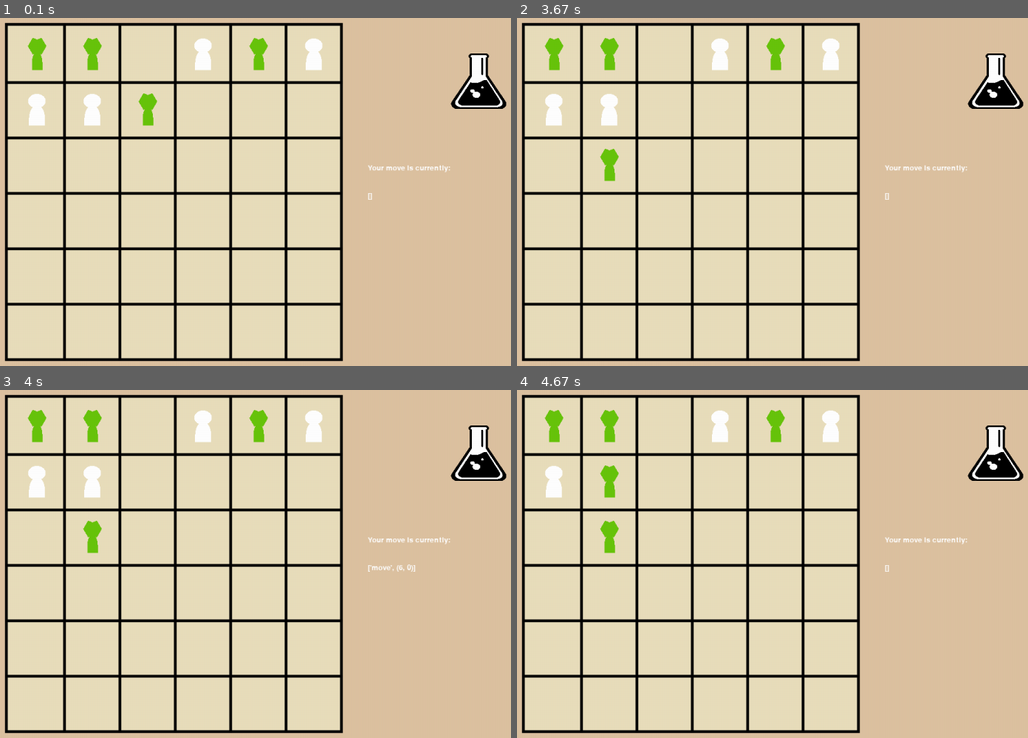
Above: before the commit, frames 1-4 (two rows, left to right).
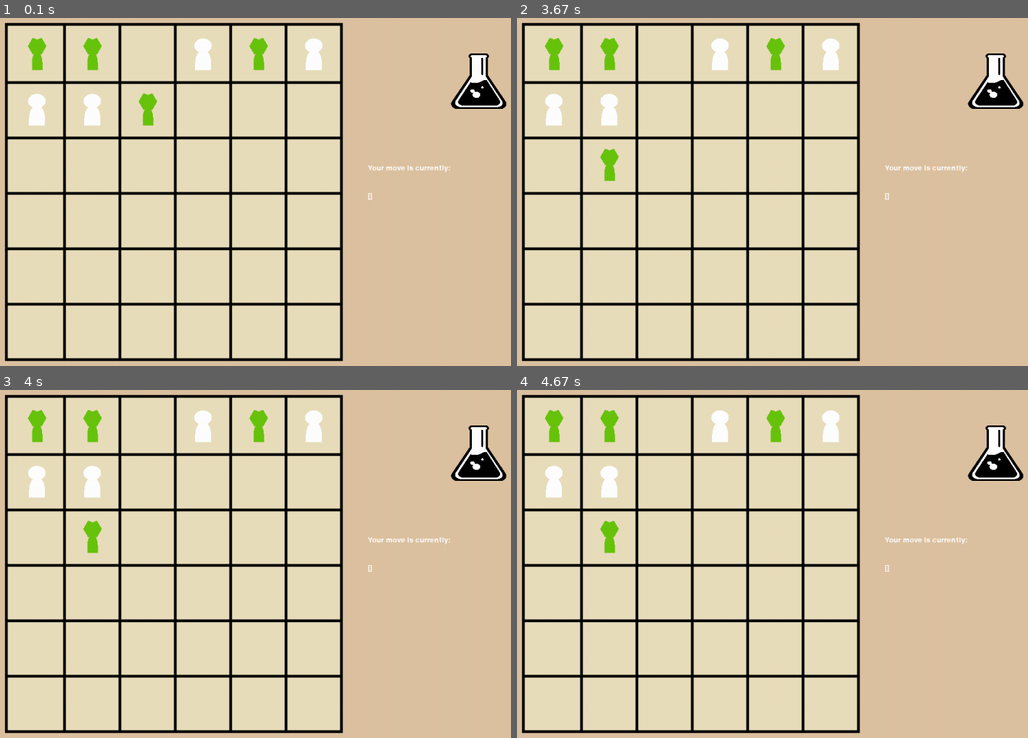
Above: after the commit, the same moments.

Repository: RonaldKroening/SGAI-Outbreak
Game: pygame game, started from SGAI_MK3/main.py
Same seed, same stepped clock (60 frames per second), same inputs: the game is played once before the commit and once after it.
Inputs (mouse positions are in pixels of both pictures, inside the frame that each line leads up to):
- Up to frame 1 (0.1 s): no input
- Up to frame 2 (3.67 s): press the mouse at (997, 80) at 0.37 s; move the mouse to (782, 87) at 0.47 s; release the mouse at (568, 98) at 0.6 s; press the mouse at (997, 80) at 0.7 s; move the mouse to (920, 143) at 0.8 s; release the mouse at (849, 202) at 0.93 s; press the mouse at (997, 80) at 1.03 s; move the mouse to (833, 38) at 1.13 s; release the mouse at (outside the picture) at 1.27 s; press the mouse at (997, 80) at 1.87 s; move the mouse to (864, 132) at 1.97 s; release the mouse at (731, 185) at 2.1 s; press the mouse at (997, 80) at 2.2 s; move the mouse to (762, 115) at 2.3 s; release the mouse at (527, 150) at 2.43 s; press the mouse at (997, 80) at 2.53 s; move the mouse to (864, 73) at 2.63 s; release the mouse at (731, 66) at 2.77 s; press the mouse at (997, 80) at 2.87 s; move the mouse to (767, 63) at 2.97 s; release the mouse at (542, 45) at 3.1 s; press the mouse at (997, 80) at 3.2 s; move the mouse to (910, 101) at 3.3 s; release the mouse at (823, 118) at 3.43 s; press the mouse at (997, 80) at 3.53 s; move the mouse to (941, 63) at 3.63 s
- Up to frame 3 (4 s): release the mouse at (367, 421) at 3.77 s; press the mouse at (480, 452) at 3.87 s; move the mouse to (301, 529) at 3.97 s
- Up to frame 4 (4.67 s): release the mouse at (639, 605) at 4.1 s; press the mouse at (997, 452) at 4.2 s; move the mouse to (828, 564) at 4.3 s; release the mouse at (660, 675) at 4.43 s; press the mouse at (997, 452) at 4.53 s; move the mouse to (782, 435) at 4.63 s

Frames 1-2 are identical in both runs. In frame 3, less than 0.1% of the frame differs, in the area x 72-82%, y 50-53%; in frame 4, 0.3%, in the area x 16-20%, y 21-31%.

Commit message:
Fix user intention event handling
Correct logic error in handling move and heal. get_action now only returns a grid location if it is valid. Also, standardized constants, including BORDER and CELL_DIMENSIONS.

Diff:
--- a/SGAI_MK3/Board.py
+++ b/SGAI_MK3/Board.py
@@ -10,13 +10,16 @@
     QTable = []
     rows = 0
     columns = 0
+    display_border = 0
+    display_cell_dimensions = ()
     population = 0
     Player_Role = 0
-    action_space = ["moveUp", "moveDown", "moveLeft", "moveRight", "heal", "bite"]
-
-    def __init__(self, dimensions, pr):
+
+    def __init__(self, dimensions, border, cell_dimensions, pr):
         self.rows = dimensions[0]
         self.columns = dimensions[1]
+        self.display_border = border
+        self.display_cell_dimensions = cell_dimensions
         self.Player_Role = pr
         for s in range(dimensions[0] * dimensions[1]):
             self.States.append(State(None, s))
@@ -128,7 +131,7 @@
         )
 
     def clone(self, L: list, role):
-        NB = Board((self.rows, self.columns), role)
+        NB = Board((self.rows, self.columns), self.display_border, self.display_cell_dimensions, role)
         NB.States = L.copy()
         NB.Player_Role = role
         return NB
--- a/SGAI_MK3/PygameFunctions.py
+++ b/SGAI_MK3/PygameFunctions.py
@@ -1,131 +1,106 @@
 import pygame
+
+BACKGROUND = "#DDC2A1"
+BLACK = (0, 0, 0)
+WHITE = (255, 255, 255)
+CELL_COLOR = (233, 222, 188)
+LINE_WIDTH = 5
 
 image_assets = [
     "person_normal.png",
     "person_vax.png",
     "person_zombie.png",
 ]
-grid_start = (150, 150)
-cell_dimensions = (100, 100)
-BACKGROUND = "#DDC2A1"
-BLACK = (0, 0, 0)
-WHITE = (255, 255, 255)
-CELL_COLOR = (233, 222, 188)
+
+# Initialize pygame
 screen = pygame.display.set_mode((1200, 800))
 pygame.display.set_caption("Outbreak!")
 pygame.font.init()
 my_font = pygame.font.SysFont("Impact", 30)
-cell_dimensions = (100, 100)
 game_window_dimensions = (1400, 800)
 person_dimensions = (20, 60)
-grid_start = (150, 150)
 pygame.display.set_caption("Outbreak!")
-# screen = pygame.display.set_mode(game_window_dimensions)
-screen.fill("#DDC2A1")
+screen.fill(BACKGROUND)
 
 
-def get_action(B, pixel_x, pixel_y):
+def get_action(GameBoard, pixel_x, pixel_y):
     """
     Get the action that the click represents.
     If the click was on the heal button, returns "heal"
-    Else, returns the board coordinates of the click (board_x, board_y)
+    Else, returns the board coordinates of the click (board_x, board_y) if valid
+    Return None otherwise
     """
+    # Check if the user clicked on the "heal" icon, return "heal" if so
     heal_check = pixel_x >= 900 and pixel_x <= 1100 and pixel_y > 199 and pixel_y < 301
-    board_x = int((pixel_x - 150) / 100)
-    board_y = int((pixel_y - 150) / 100)
-    move_check = (
-        board_x >= 0 and board_x < B.columns and board_y >= 0 and board_y < B.rows
-    )
-    board_coords = (int((pixel_x - 150) / 100), int((pixel_y - 150) / 100))
     if heal_check:
         return "heal"
     else:
-        return board_coords
+        # Get the grid (x,y) where the user clicked
+        if pixel_x > GameBoard.display_border and pixel_y > GameBoard.display_border:   # Clicking to the top or left of the border will result in a grid value of 0, which is valid
+            board_x = int((pixel_x - GameBoard.display_border) / GameBoard.display_cell_dimensions[0])
+            board_y = int((pixel_y - GameBoard.display_border) / GameBoard.display_cell_dimensions[1])
+            # Return the grid position if it is a valid position on the board
+            if (board_x >= 0 and board_x < GameBoard.columns and board_y >= 0 and board_y < GameBoard.rows):
+                return (board_x, board_y)
+    return None
 
+def run(GameBoard):
+    """
+    Draw the screen and return any events.
+    """
+    screen.fill(BACKGROUND)
+    build_grid(GameBoard) # Draw the grid
+    display_image(screen, "Assets/cure.jpeg", GameBoard.display_cell_dimensions, (950, 200)) # Draw the heal icon
+    display_people(GameBoard)
+    return pygame.event.get()
 
-def display_people(StateList, board_dimensions):
-    for x in range(len(StateList)):
-        if StateList[x].person != None:
-            p = StateList[x].person
+def display_image(screen, itemStr, dimensions, position):
+    """
+    Draw an image on the screen at the indicated position.
+    """
+    v = pygame.image.load(itemStr).convert_alpha()
+    v = pygame.transform.scale(v, dimensions)
+    screen.blit(v, position)
+
+def build_grid(GameBoard):
+    """
+    Draw the grid on the screen.
+    """
+    grid_width = GameBoard.columns * GameBoard.display_cell_dimensions[0]
+    grid_height = GameBoard.rows * GameBoard.display_cell_dimensions[1]
+    pygame.draw.rect(screen, BLACK, [GameBoard.display_border - LINE_WIDTH, GameBoard.display_border - LINE_WIDTH, LINE_WIDTH, grid_height + (2 * LINE_WIDTH)])  # left
+    pygame.draw.rect(screen, BLACK, [GameBoard.display_border + grid_width, GameBoard.display_border - LINE_WIDTH, LINE_WIDTH, grid_height + (2 * LINE_WIDTH)])  # right
+    pygame.draw.rect(screen, BLACK, [GameBoard.display_border - LINE_WIDTH, GameBoard.display_border + grid_height, grid_width + (2 * LINE_WIDTH), LINE_WIDTH])  # bottom
+    pygame.draw.rect(screen, BLACK, [GameBoard.display_border - LINE_WIDTH, GameBoard.display_border - LINE_WIDTH, grid_width + (2 * LINE_WIDTH), LINE_WIDTH])   # top
+    pygame.draw.rect(screen, CELL_COLOR, [GameBoard.display_border, GameBoard.display_border, grid_width, grid_height]) # Fill the inside wioth the cell color
+    # Draw the vertical lines
+    i = GameBoard.display_border + GameBoard.display_cell_dimensions[0]
+    while i < GameBoard.display_border + grid_width:
+        pygame.draw.rect(screen, BLACK, [i, GameBoard.display_border, LINE_WIDTH, grid_height])
+        i += GameBoard.display_cell_dimensions[0]
+    # Draw the horizontal lines
+    i = GameBoard.display_border + GameBoard.display_cell_dimensions[1]
+    while i < GameBoard.display_border + grid_height:
+        pygame.draw.rect(screen, BLACK, [GameBoard.display_border, i, grid_width, LINE_WIDTH])
+        i += GameBoard.display_cell_dimensions[1]
+
+def display_people(GameBoard):
+    """
+    Draw the people (government, vaccinated, and zombies) on the grid.
+    """
+    for x in range(len(GameBoard.States)):
+        if GameBoard.States[x].person != None:
+            p = GameBoard.States[x].person
             char = "Assets/" + image_assets[0]
             if p.isVaccinated:
                 char = "Assets/" + image_assets[1]
             elif p.isZombie:
                 char = "Assets/" + image_assets[2]
             coords = (
-                int(x % board_dimensions[0]) * 100 + 185,
-                int(x / board_dimensions[1]) * 100 + 170,
+                int(x % GameBoard.rows) * GameBoard.display_cell_dimensions[0] + GameBoard.display_border + 35,
+                int(x / GameBoard.columns) * GameBoard.display_cell_dimensions[1] + GameBoard.display_border + 20,
             )
             display_image(screen, char, (35, 60), coords)
-
-
-def run(GameBoard):
-    screen.fill(BACKGROUND)
-    build_grid(screen, 5, 100, 150)
-    display_image(screen, "Assets/cure.jpeg", cell_dimensions, (950, 200))
-    # pygame.display.flip()
-    display_people(GameBoard.States, (GameBoard.rows, GameBoard.columns))
-    return pygame.event.get()
-
-
-def display_board(screen, Board):
-    screen.fill(BACKGROUND)
-    dif = cell_dimensions[0] / 3
-    ydif = cell_dimensions[1] / 4
-    margin = 5
-    i = 0
-    for State in Board.States:
-        person = State.person
-        if person is not None:
-            icon = "Assets/" + image_assets[0]
-            if person.isZombie:
-                icon = "Assets/" + image_assets[2]
-            elif person.isVaccinated:
-                icon = "Assets/" + image_assets[1]
-            position = Board.toCoord(i)
-            x_start = (
-                (position[0] * cell_dimensions[0])
-                + grid_start[0]
-                + (cell_dimensions[0] / 3)
-            )
-            y_pos = (
-                (position[1] * cell_dimensions[1])
-                + grid_start[1]
-                + (cell_dimensions[1] / 4)
-            )
-            display_image(screen, icon, (35, 60), (x_start, y_pos))
-        i += 1
-    build_grid(screen, 5, cell_dimensions[0], 150)
-    pygame.display.update()
-
-
-def display_image(screen, itemStr, dimensions, position):
-    v = pygame.image.load(itemStr).convert_alpha()
-    v = pygame.transform.scale(v, dimensions)
-    screen.blit(v, position)
-
-
-def build_grid(screen, margin, cell_side, start):
-    grid_width = 600
-    grid_height = 600
-    pygame.draw.rect(screen, BLACK, [start - 5, start - 5, 5, grid_height + 10])  # left
-    pygame.draw.rect(
-        screen, BLACK, [start + grid_width, start - 5, 5, grid_height + 10]
-    )  # right
-    pygame.draw.rect(
-        screen, BLACK, [start - 5, start + grid_height, grid_width + 10, 5]
-    )  # bottom
-    pygame.draw.rect(screen, BLACK, [start - 5, start - 5, grid_width + 10, 5])  # top
-    pygame.draw.rect(screen, CELL_COLOR, [start, start, grid_width, grid_height])
-    i = start + cell_side
-    while i < start + grid_width:
-        pygame.draw.rect(screen, BLACK, [i, start, 5, grid_height])
-        i += cell_side
-    i = start + cell_side
-    while i < start + grid_height:
-        pygame.draw.rect(screen, BLACK, [start, i, grid_width, 5])
-        i += cell_side
-
 
 def display_win_screen():
     screen.fill(BACKGROUND)
@@ -141,7 +116,6 @@
             if event.type == pygame.QUIT:
                 return
 
-
 def display_lose_screen():
     screen.fill(BACKGROUND)
     screen.blit(
@@ -155,7 +129,6 @@
         if event.type == pygame.QUIT:
             return
 
-
 def direction(coord1, coord2):
     if coord2[1] > coord1[1]:
         return "moveDown"
--- a/SGAI_MK3/main.py
+++ b/SGAI_MK3/main.py
@@ -6,13 +6,17 @@
 # Constants
 ROWS = 6
 COLUMNS = 6
+BORDER = 150                    # Number of pixels to offset grid to the top-left side
+CELL_DIMENSIONS = (100,100)     # Number of pixels (x,y) for each cell
+
 
 role = "Government"  # valid options are "Government" and "Zombie"
 rn = 1
 if role == "Zombie":
     rn = -1
 roleToIsZombieMappings = {"Government": False, "Zombie": True}
-GameBoard = Board((ROWS,COLUMNS), rn)
+
+GameBoard = Board((ROWS,COLUMNS), BORDER, CELL_DIMENSIONS, rn)
 GameBoard.populate()
 print("Board Population: ", GameBoard.population)
 action_space = ["moveUp", "moveDown", "moveLeft", "moveRight", "heal", "bite"]
@@ -38,33 +42,23 @@
     P = PF.run(GameBoard)
 
     if self_play:
-        # get events
+
+        # Event Handling
         for event in P:
             if event.type == pygame.MOUSEBUTTONUP:
                 x, y = pygame.mouse.get_pos()
                 action = PF.get_action(GameBoard, x, y)
-                if action == "heal":
-                    if "heal" not in take_action:
+                if action == "heal":                                        # Process a "heal" intention if take_action is currently empty
+                    if take_action == []:
                         take_action.append("heal")
-                else:
-                    idx = GameBoard.toIndex(action)
-                    # action is a coordinate
-                    if idx < (GameBoard.rows * GameBoard.columns) and idx > -1:
-                        if "move" not in take_action and len(take_action) == 0:
-                            # make sure that the space is not an empty space or a space of the opposite team
-                            # since cannot start a move from those invalid spaces
-                            if (
-                                GameBoard.States[idx].person is not None
-                                and GameBoard.States[idx].person.isZombie
-                                == roleToIsZombieMappings[role]
-                            ):
-                                take_action.append("move")
-                            else:
-                                continue
-
-                        # don't allow duplicate cells
-                        if action not in take_action:
-                            take_action.append(action)
+                elif action != None:                                        # Otherwise, get the coordinate of a valid grid cell that was clicked
+                    idx = GameBoard.toIndex(action)                         # Get the corresponding 1D index from the 2D grid location that was clicked
+                    if "move" not in take_action and take_action == []:     # Check that the click corresponds to an intention to move a player
+                        # Make sure that the space is not an empty space or a space of the opposite team
+                        if ( (GameBoard.States[idx].person is not None) and (GameBoard.States[idx].person.isZombie == roleToIsZombieMappings[role]) ):
+                            take_action.append("move")
+                    if take_action != []:                                   # Only append a coordinate if there is a pending "heal" or "move" intention
+                        take_action.append(action)
             if event.type == pygame.QUIT:
                 running = False
 
